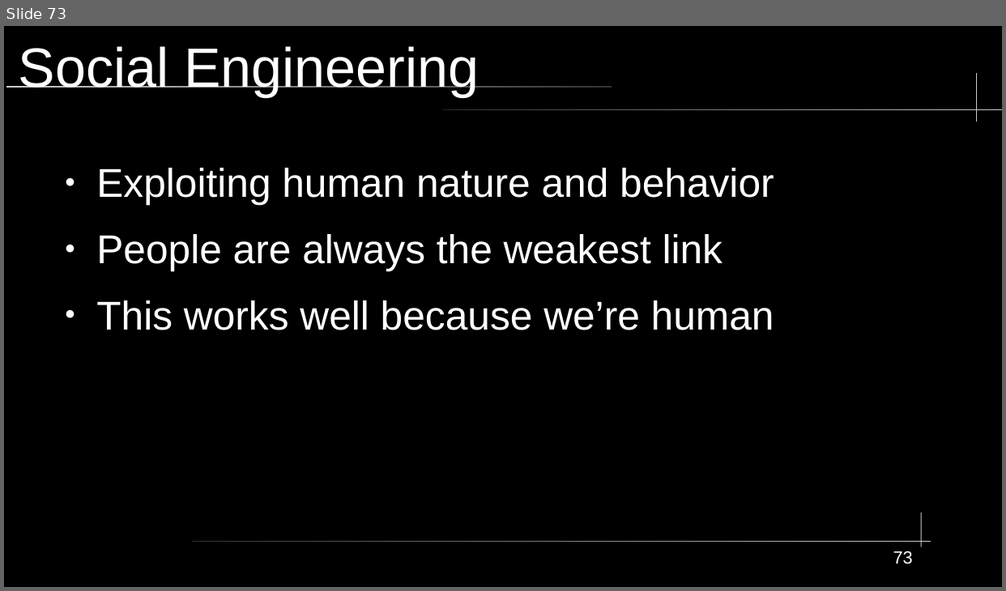
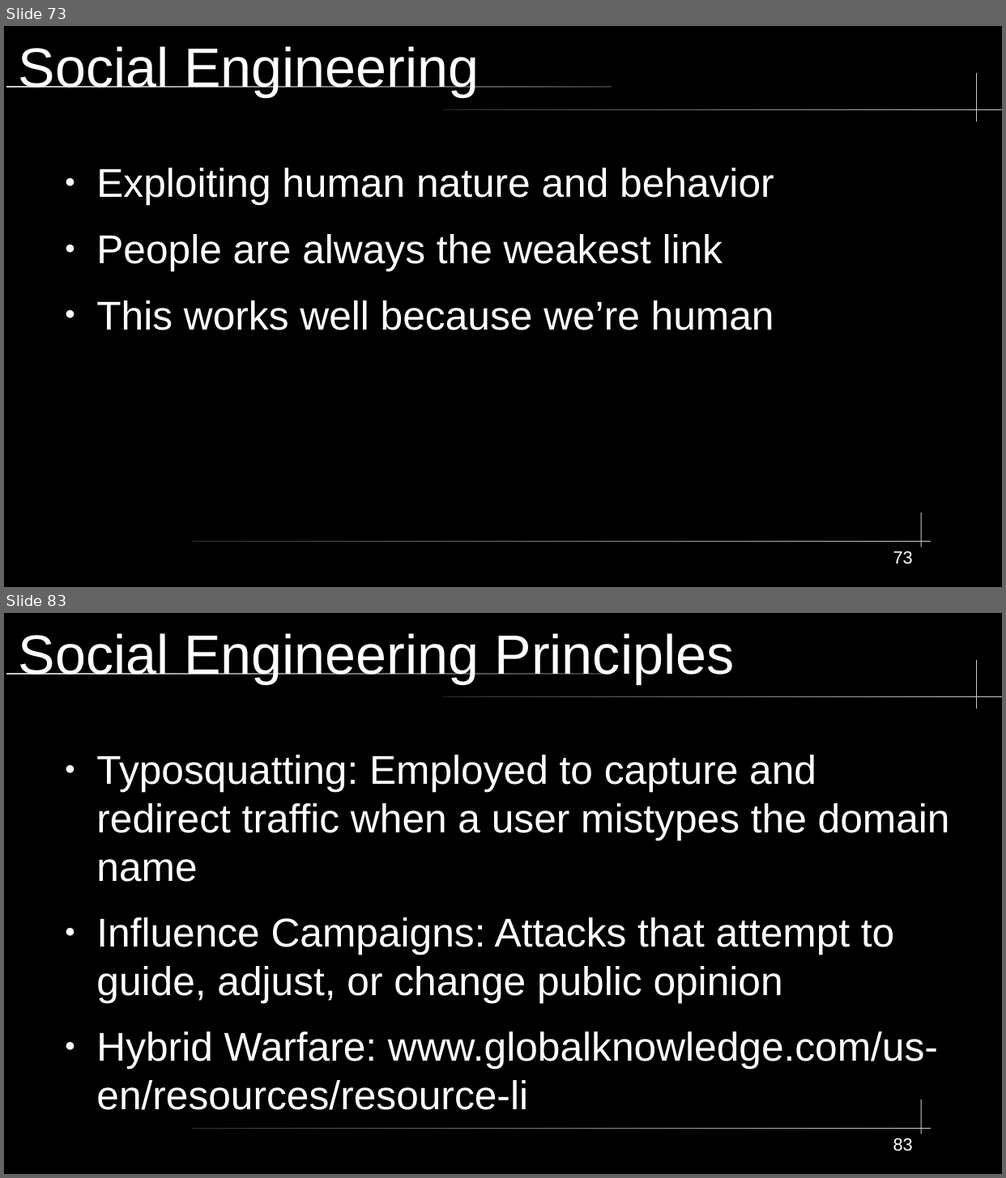
Before and after one commit to City-Colleges-of-Chicago-Cybersecurity/COMPSFI-214, a slide deck: 2026/Spring/powerpoints/Chapter-02-Personnel-Security-and-Risk-Management-Concepts.odp. Shown one above the other, each under a label of ours: slide 73 before the commit, slides 73 and 83 after it; the slides between them are not shown. The pictures are 1006x591 and 1006x1178 pixels, drawn with LibreOffice and Linux fonts; fonts in the diff are those of the drawing. Boxes give left, top, right and bottom in pixels: in the first picture for what was removed or moved away, otherwise in the second. Text is boxed around its words. In the diff, an @@ line names an element or a change of style, - is before the commit and + after.

```diff
--- a/2026/Spring/powerpoints/Chapter-02-Personnel-Security-and-Risk-Management-Concepts.odp
+++ b/2026/Spring/powerpoints/Chapter-02-Personnel-Security-and-Risk-Management-Concepts.odp
@@ slide 83 added at [4,613,1002,1174], background #000000; not listed: 5 template elements that a slide beside it also shows @@
@@ title added at [19,633,735,684], 44 pt, text #FFFFFF @@
+Social Engineering Principles
@@ text added at [96,755,950,1110], 32 pt, text #FFFFFF @@
+● Typosquatting: Employed to capture and redirect traffic when a user mistypes the domain name
+● Influence Campaigns: Attacks that attempt to guide, adjust, or change public opinion
+● Hybrid Warfare: www.globalknowledge.com/us-en/resources/resource-li
@@ page number added at [893,1139,913,1152], 14 pt, text #FFFFFF @@
+83
```
Also in this commit, not shown: 1 slide changed, 10 other slides added, 1 slide removed, 2 other files.
